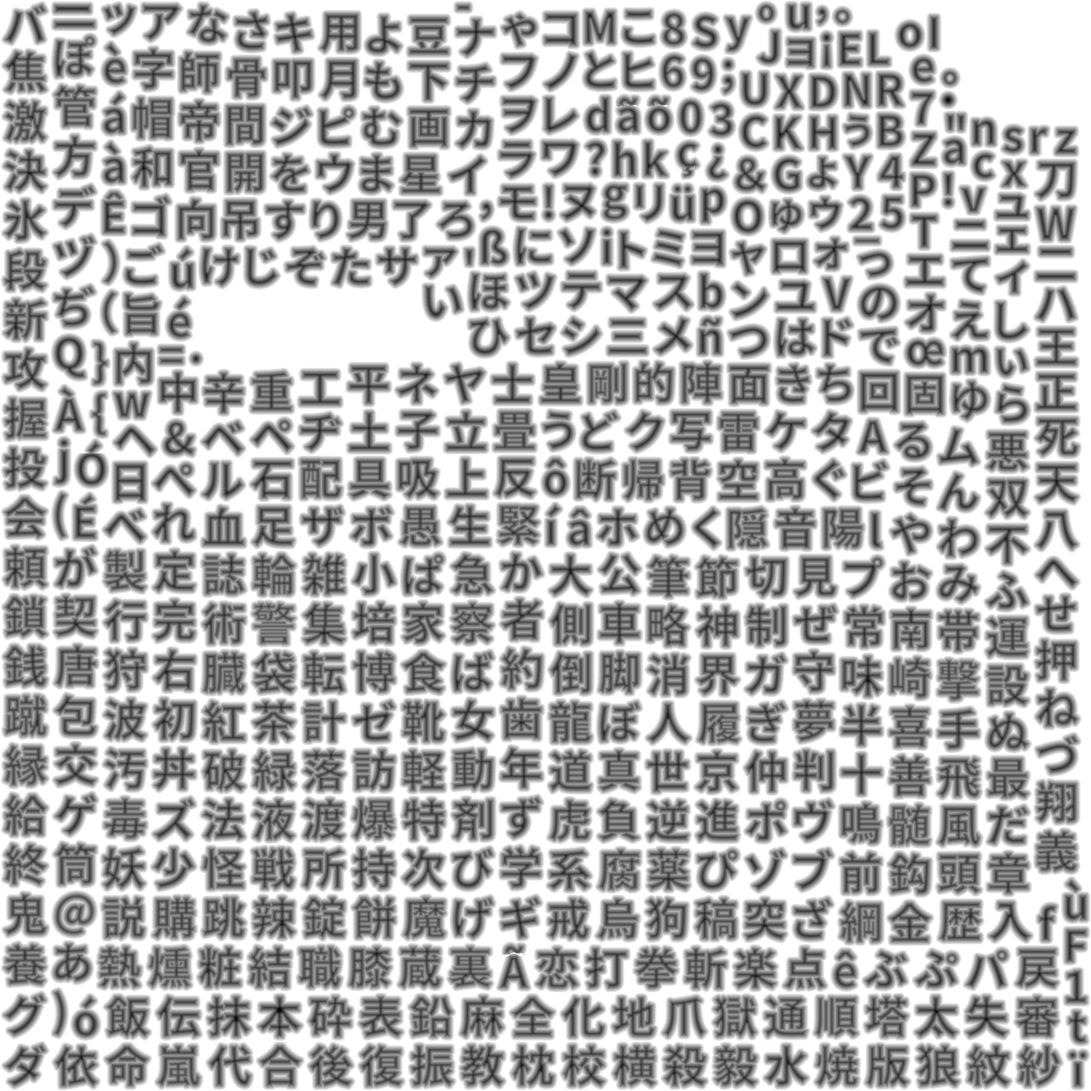
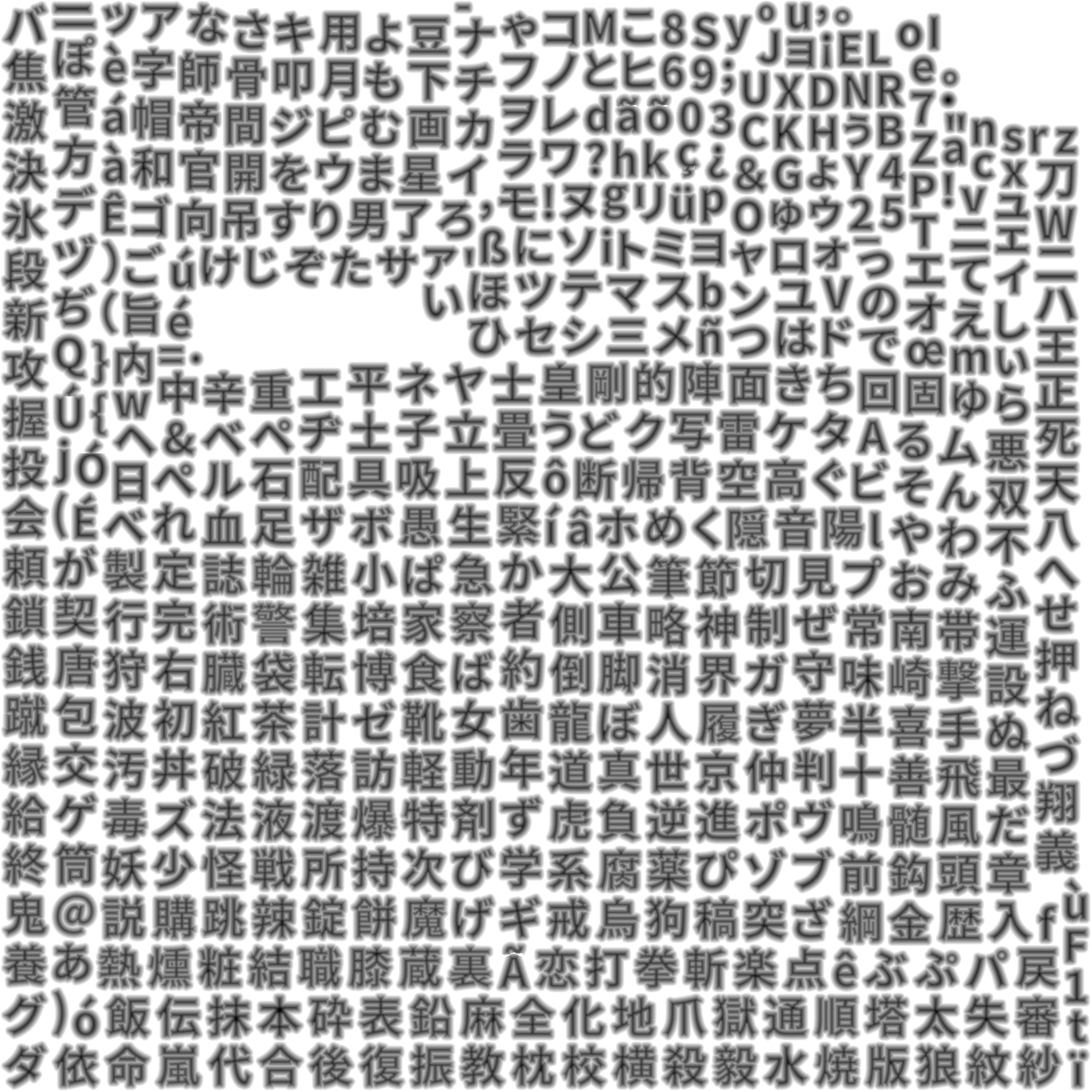
Layer changes from the first 1091 × 1091 image to the second:
added layer "Acento agudo do U" above "U" over box(61, 380, 83, 397)
added layer "U" above "NotoSansJP-Bold SDF Atlas-resources.assets-948.png" over box(52, 393, 86, 435)
painted on "NotoSansJP-Bold SDF Atlas-resources.assets-948.png" over box(50, 383, 88, 435)
